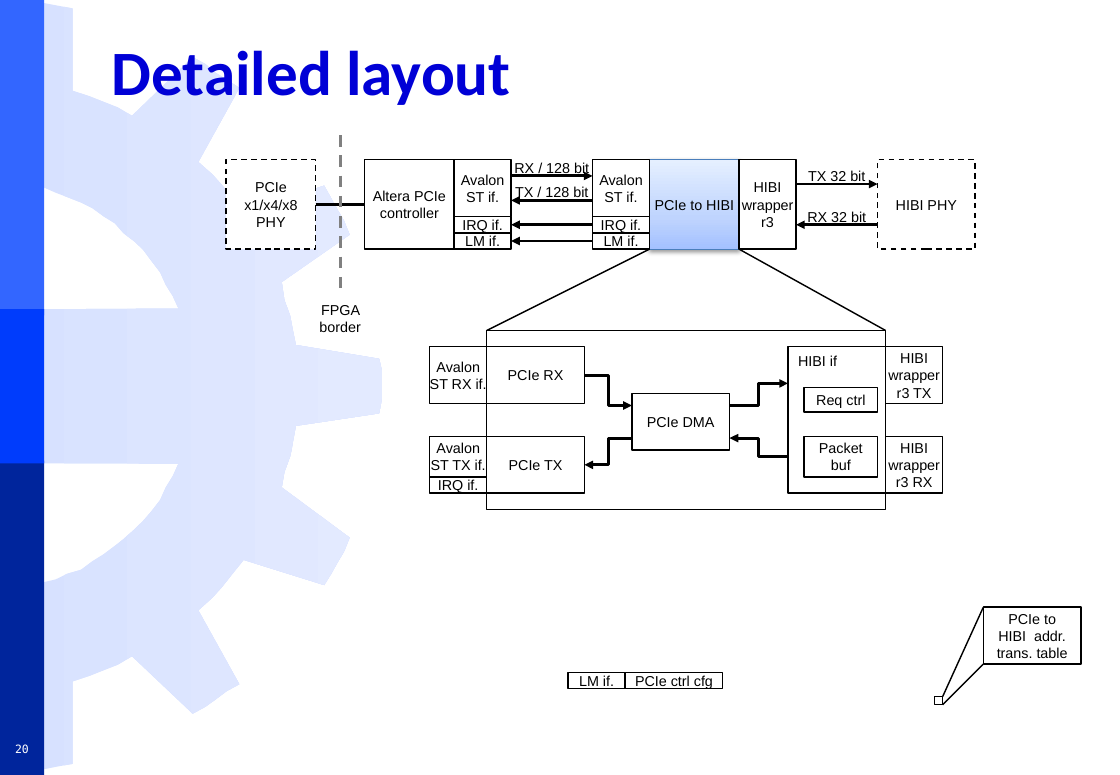
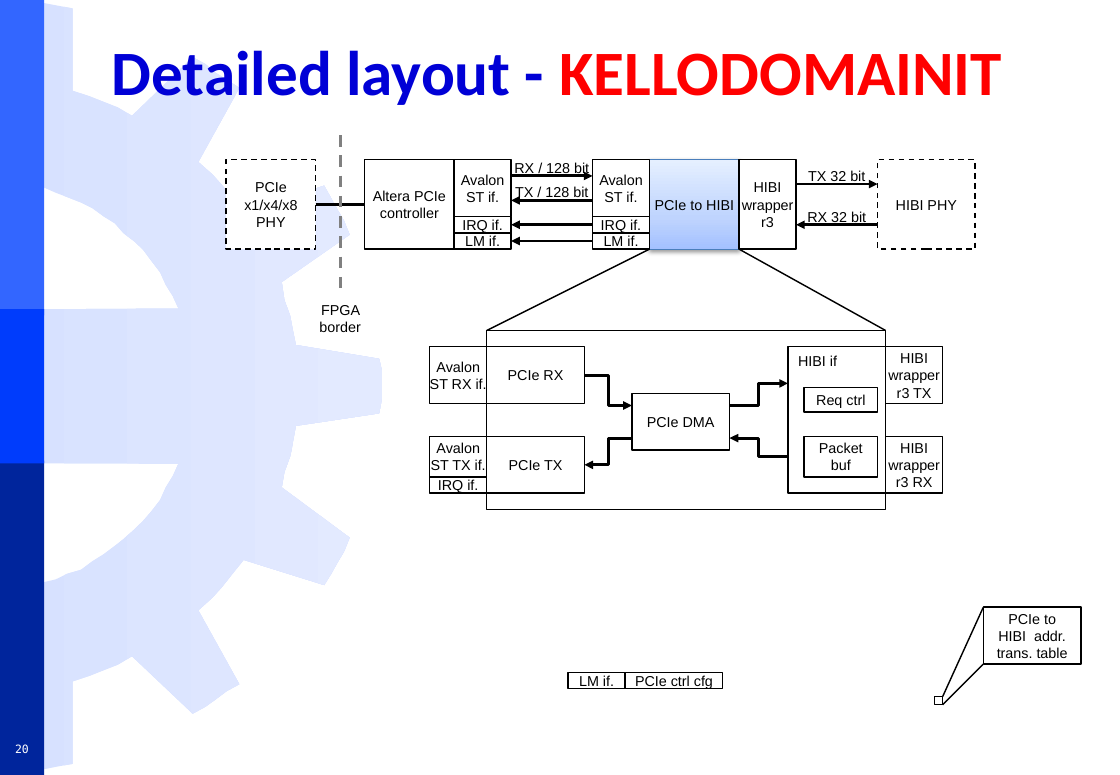
Before and after one commit to freecores/funbase_ip_library, a slide deck: slide 20 of TUT/ip.hwp.interface/pcie/pcie_to_hibi.comp/2.0/doc/fig/PCIe_to_HIBI_v2.pptx. Drawn at 1120x775 pixels with LibreOffice and Linux fonts; fonts in the diff are those of the drawing; background and template pictures are left out. Boxes give left, top, right and bottom in pixels: in the first picture for what was removed or moved away, otherwise in the second. Text is boxed around its words. In the diff, an @@ line names an element or a change of style, - is before the commit and + after.

```diff
--- a/TUT/ip.hwp.interface/pcie/pcie_to_hibi.comp/2.0/doc/fig/PCIe_to_HIBI_v2.pptx
+++ b/TUT/ip.hwp.interface/pcie/pcie_to_hibi.comp/2.0/doc/fig/PCIe_to_HIBI_v2.pptx
@@ title at bbox=[112, 50, 1002, 105]: text changed @@
-Detailed layout
+Detailed layout - KELLODOMAINIT
```
Also in this commit, not shown: 4 other slides changed, 5 slides added, 16 other files.
